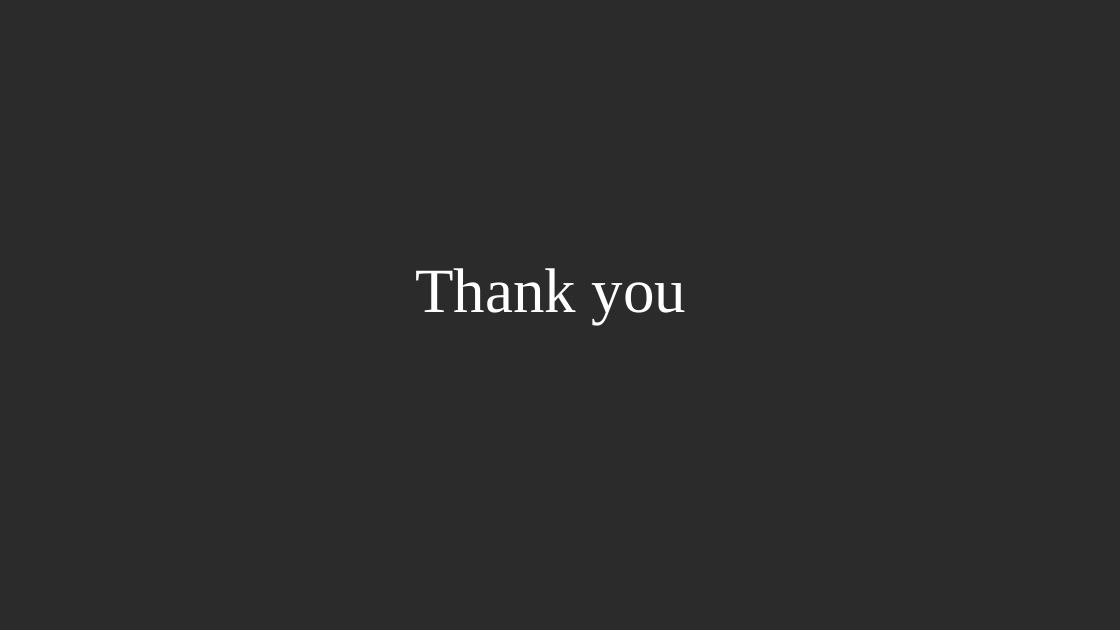
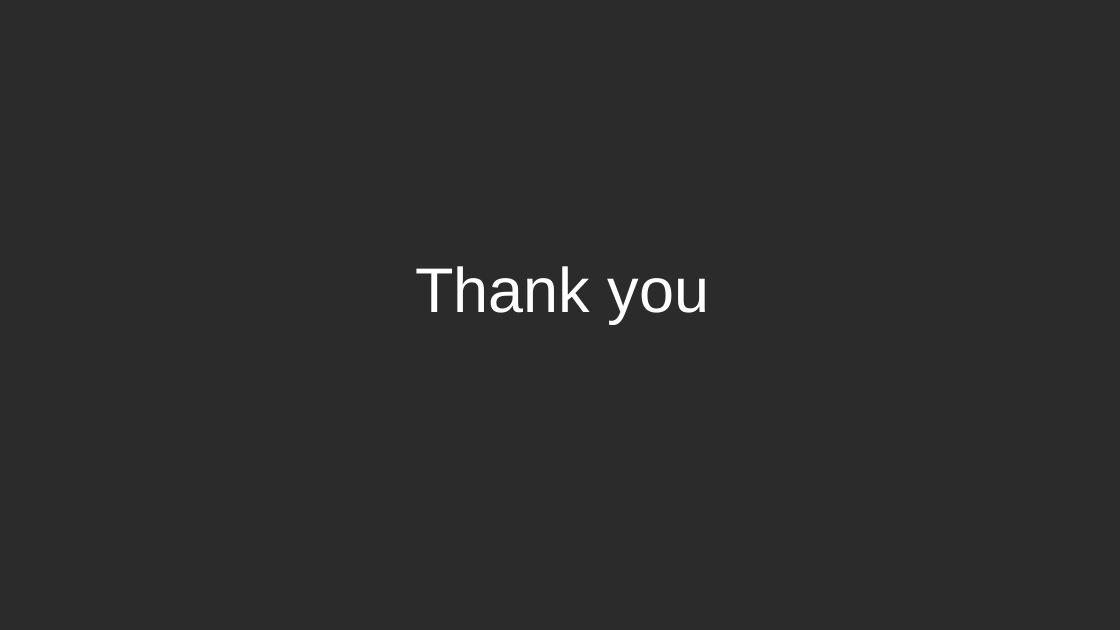
Before and after one commit to quynhnguyenthuy/githubtest, a slide deck: slide 7 of PHAN TICH CARD CHUYEN TRANG THAI.pptx. Drawn at 1120x630 pixels with LibreOffice and Linux fonts; fonts in the diff are those of the drawing; background and template pictures are left out; a plain dark background stands for a picture behind light text. Boxes give left, top, right and bottom in pixels: in the first picture for what was removed or moved away, otherwise in the second. Text is boxed around its words. In the diff, an @@ line names an element or a change of style, - is before the commit and + after.

```diff
--- a/PHAN TICH CARD CHUYEN TRANG THAI.pptx
+++ b/PHAN TICH CARD CHUYEN TRANG THAI.pptx
@@ title "Thank you" at (415,266,710,323): font Times New Roman to Arial @@
```
Also in this commit, not shown: 6 other slides changed.
